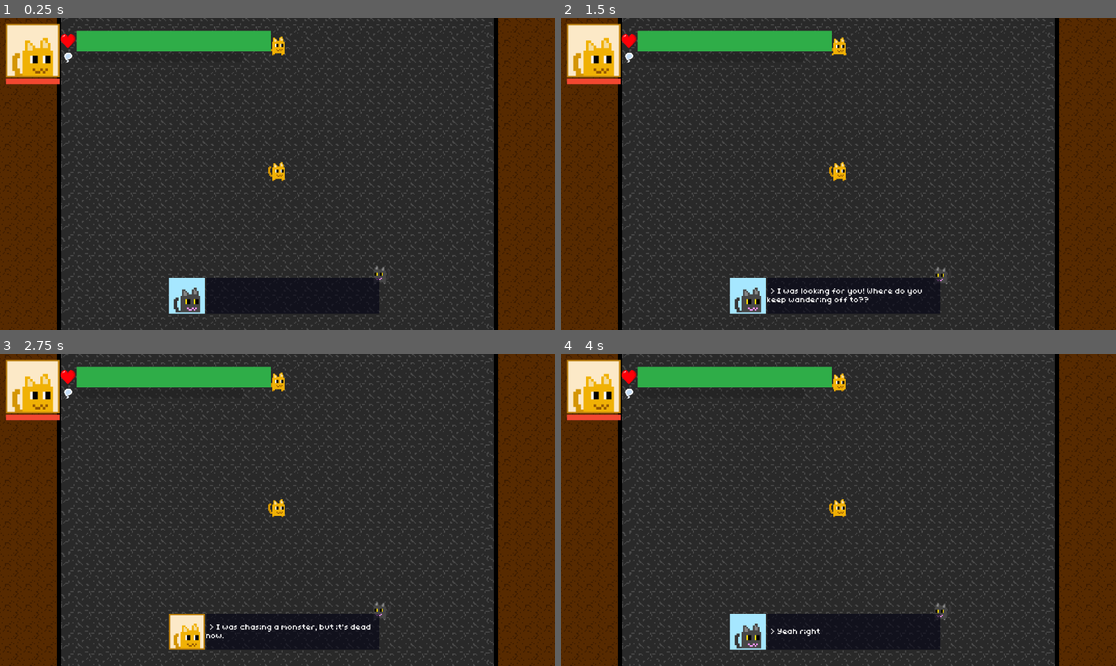
Above: before the commit, frames 1-4 (two rows, left to right).
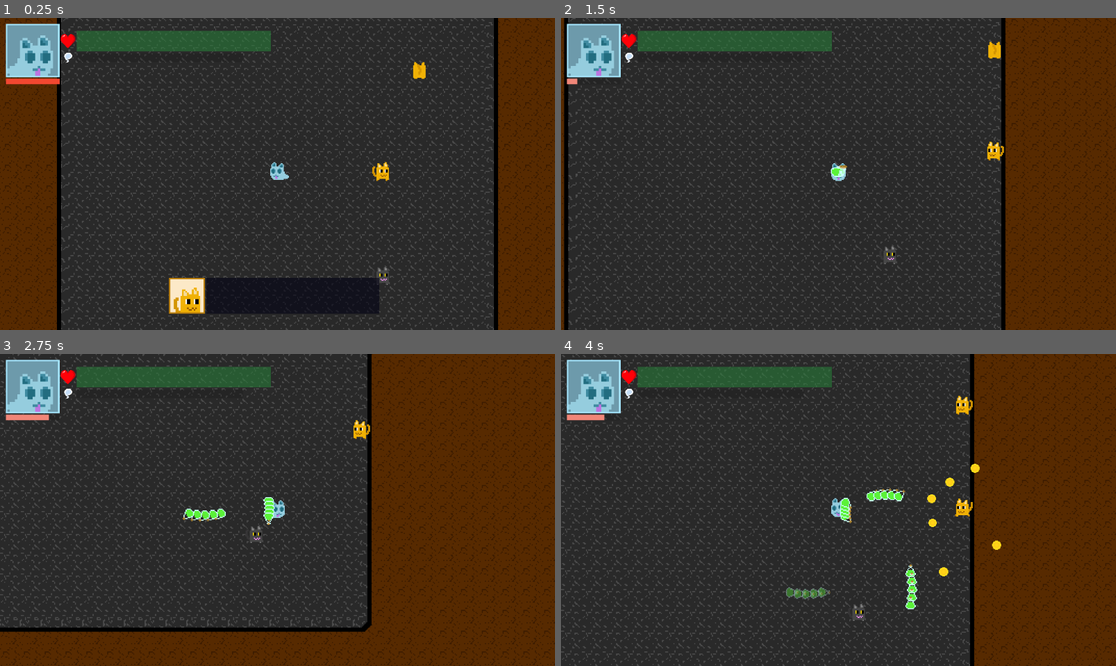
Above: after the commit, the same moments.

Repository: InvertedCarrot/PIXEL-JAM-2025
Game: Godot game, scene res://scenes/levels/dungeons/dungeon5.tscn
The game is run twice, just before and just after one commit, with the same random seed, the same clock (stepped at 60 frames per second) and the same inputs.
Inputs (mouse positions are in pixels of both pictures, inside the frame that each line leads up to):
- Up to frame 1 (0.25 s): no input
- Up to frame 2 (1.5 s): tap Enter (ui_accept) at 0.5, 0.77 s; move the mouse to (960, 158) at 0.52 s; hold Right (right) 0.53-1.28 s; tap Space (attack) at 0.6, 1.35 s; click (960, 158) at 0.67 s; move the mouse to (727, 189) at 1.27 s; hold Down (down) from 1.28 s (still down)
- Up to frame 3 (2.75 s): tap Enter (ui_accept) at 1.52 s; move the mouse to (333, 441) at 2.02 s; release Down (down) at 2.03 s; hold Right (right) from 2.03 s (still down); tap V (harvest) at 2.1 s; tap Space (attack) at 2.3 s
- Up to frame 4 (4 s): move the mouse to (810, 572) at 2.77 s; release Right (right) at 2.78 s; hold Up (up) 2.78-3.53 s; tap C (swap_souls) at 2.85 s; click (810, 572) at 2.92 s; tap Enter (ui_accept) at 3.02, 3.77 s; tap Space (attack) at 3.05, 3.6 s; move the mouse to (1005, 556) at 3.52 s; hold Left (left) from 3.53 s (still down)

The runs differ from the first frame. In frame 1, 5.4% of the frame differs, in the area x 1-77%, y 1-95%; in frame 2, 34%; in frame 3, 51%, in the area x 0-100%, y 0-100%; in frame 4, 40%.

Commit message:
dead enemies to avoid softlocks

Diff:
--- a/globals/globals.gd
+++ b/globals/globals.gd
@@ -4,7 +4,7 @@
 var player_health: float = -1
 var souls_harvested: float = 0
 var max_player_health: float = -1
-var player_entity: String = "cat"
+var player_entity: String = "soul"
 
 # Constants
 var SOUL_CAPACITY: float = 10
@@ -193,7 +193,7 @@
 }
 
 ## Level maintaining
-var current_dungeon = 0
+var current_dungeon = 2
 
 
 ## Dialogues
@@ -244,7 +244,7 @@
 	"game_over": "evil_soul"
 }
 
-var dialogue_index: int = 0
+var dialogue_index: int = 7
 
 var dialogues_in_order = dialogue_stages.keys()
 
--- a/scenes/levels/rooms/closed_room.tscn
+++ b/scenes/levels/rooms/closed_room.tscn
@@ -14,6 +14,9 @@
 [node name="Marker2D" type="Marker2D" parent="SpawnPositions" index="0"]
 position = Vector2(-1, -362)
 
+[node name="Marker2D2" type="Marker2D" parent="SpawnPositions" index="1"]
+position = Vector2(409, -294)
+
 [node name="TileMap" parent="." index="1"]
 tile_map_data = PackedByteArray("AAD9//3/AAABAAEAAAD9//7/AAABAAEAAAD9////AAABAAEAAAD9/wAAAAABAAEAAAD9/wEAAAABAAEAAAD9/w …(6960 unchanged characters)…
 metadata/_edit_lock_ = true
--- a/scenes/levels/rooms/room2.tscn
+++ b/scenes/levels/rooms/room2.tscn
@@ -4,5 +4,15 @@
 
 [node name="Room2" instance=ExtResource("1_k2tga")]
 
+[node name="Marker2D" type="Marker2D" parent="SpawnPositions" index="0"]
+position = Vector2(248, -214)
+
+[node name="Marker2D2" type="Marker2D" parent="SpawnPositions" index="1"]
+position = Vector2(244, 216)
+
+[node name="Marker2D3" type="Marker2D" parent="SpawnPositions" index="2"]
+position = Vector2(-376, 0)
+
 [node name="TileMap" parent="." index="1"]
 tile_map_data = PackedByteArray("AAD4//v/AAABAAEAAAD4//z/AAABAAEAAAD4//3/AAABAAEAAAD4//7/AAABAAEAAAD4////AAABAAEAAAD4/w …(3776 unchanged characters)…
+metadata/_edit_lock_ = true
--- a/scenes/levels/set_dungeon.gd
+++ b/scenes/levels/set_dungeon.gd
@@ -99,6 +99,13 @@
 				dead_enemy.modulate = Color(1.1, 1.1, 1.1, 1)
 			else:
 				dead_enemy.modulate = Color(0.7, 0.7, 0.7, 1)
+
+	if ($DeadEnemies.get_child_count()==0 and Globals.current_dungeon>=3):
+		for room in %Rooms.get_children():
+			var spawn_pos_markers = room.get_spawn_positions().map(func(marker_node): return marker_node.global_position)
+			add_entity_to_level(entity_scenes[["reaper","lily","bird","fireball"].pick_random()], spawn_pos_markers.pick_random(), false, true)
+
+
 	if (Globals.check_dialogue_state("bird_dead",1, Globals.DONE)
 			and Globals.check_dialogue_state("kill_player0", 1, Globals.IN_PROGRESS)
 			and !level1_cutscene):
@@ -123,8 +130,7 @@
 		level2_cat=true
 
 	if (Globals.check_dialogue_state("possessing_tutorial", 2, Globals.IN_PROGRESS) and !level2_deadbird):
-		add_entity_to_level(bird_entity, $DeadBirdEnemy.position)
-		$Enemies.get_child(0).turn_dead()
+		add_entity_to_level(bird_entity, $DeadBirdEnemy.position, false, true)
 		level2_deadbird = true
 
 	if (Globals.check_dialogue_state("game_over", 5, Globals.IN_PROGRESS) and !level5_evil_soul):
@@ -135,12 +141,13 @@
 		level5_evil_soul=true
 
 
-func add_entity_to_level(entity_packed_scene: PackedScene, spawn_location: Vector2, entity_is_player: bool = false):
+func add_entity_to_level(entity_packed_scene: PackedScene, spawn_location: Vector2, entity_is_player: bool = false, kill_on_spawn: bool = false):
 	var entity = entity_packed_scene.instantiate()
 	entity.player_node = player_node # set this for enemies to track the player
 	entity.enemies_node = enemies_node
 	entity.dead_enemies_node = dead_enemies_node
 	entity.attack_entities_node = attack_entities_node # need to know where to add attack_entities to
+
 	var node_adding_to: Node2D = player_node if entity_is_player else enemies_node
 	# raise error if the Player node already has one player
 	if entity_is_player:
@@ -156,6 +163,9 @@
 	else: # trying to add enemy
 		node_adding_to = enemies_node
 		entity.turn_into_enemy()
+
+	if (kill_on_spawn):
+		entity.turn_dead()
 
 	return entity
 
Not shown: 1 places in scenes/levels/dungeons/dungeon2.tscn that only renumber resources
Not shown: 1 places in scenes/levels/dungeons/dungeon3.tscn that only renumber resources
